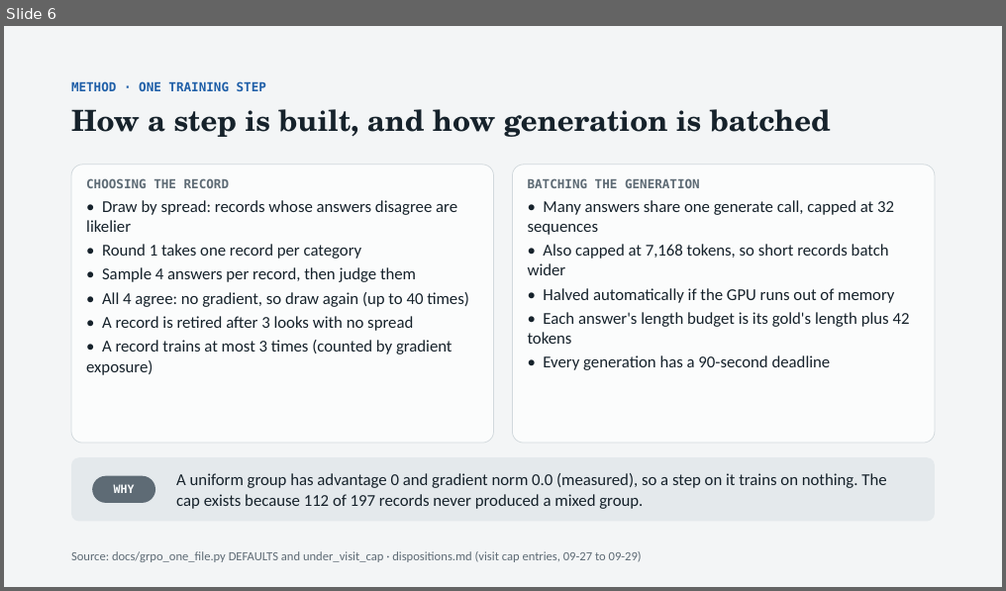
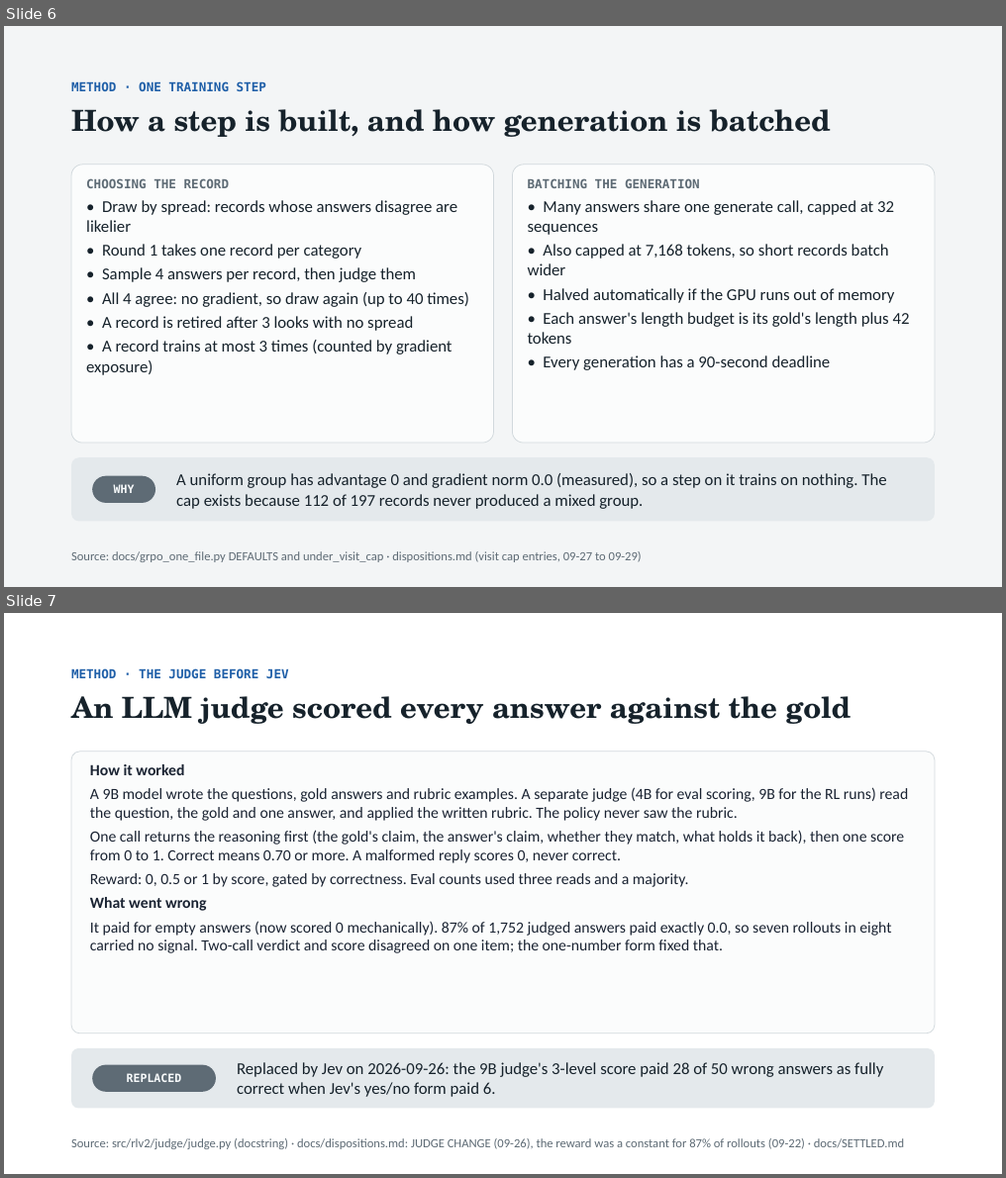
Before and after one commit to thistleknot/rl_v2_share, a slide deck: docs/RL_V2_rl.pptx. Shown one above the other, each under a label of ours: slide 6 before the commit, slides 6 and 7 after it. The pictures are 1006x591 and 1006x1178 pixels, drawn with LibreOffice and Linux fonts; fonts in the diff are those of the drawing. Boxes give left, top, right and bottom in pixels: in the first picture for what was removed or moved away, otherwise in the second. Text is boxed around its words. In the diff, an @@ line names an element or a change of style, - is before the commit and + after.

```diff
--- a/docs/RL_V2_rl.pptx
+++ b/docs/RL_V2_rl.pptx
@@ slide 7 added at box(4, 613, 1002, 1174), background #FFFFFF @@
@@ text added at box(71, 668, 289, 678), 12 pt, text #1F5FA8, bold @@
+METHOD · THE JUDGE BEFORE JEV
@@ text added at box(71, 696, 850, 724), 28 pt, text #16222B, bold @@
+An LLM judge scored every answer against the gold
@@ rounded rectangle added at box(71, 752, 935, 1034), fill #FBFCFC, outline #D2D9DD 0.75 pt @@
@@ text added at box(90, 764, 908, 954), 15 pt, text #1A2332 @@
+How it worked
+A 9B model wrote the questions, gold answers and rubric examples. A separate judge (4B for eval scoring, 9B for the RL runs) read the question, the gold and one answer, and applied the written rubric. The policy never saw the rubric.
+One call returns the reasoning first (the gold's claim, the answer's claim, whether they match, what holds it back), then one score from 0 to 1. Correct means 0.70 or more. A malformed reply scores 0, never correct.
+Reward: 0, 0.5 or 1 by score, gated by correctness. Eval counts used three reads and a majority.
+What went wrong
+It paid for empty answers (now scored 0 mechanically). 87% of 1,752 judged answers paid exactly 0.0, so seven rollouts in eight carried no signal. Two-call verdict and score disagreed on one item; the one-number form fixed that.
@@ rounded rectangle added at box(71, 1049, 935, 1109), fill #E4E9EC @@
@@ rounded rectangle added at box(92, 1065, 216, 1092), fill #5E6B75, 11 pt, text #F7FAFB, bold @@
+REPLACED
@@ text added at box(237, 1062, 883, 1097), 16 pt, text #16222B @@
+Replaced by Jev on 2026-09-26: the 9B judge's 3-level score paid 28 of 50 wrong answers as fully correct when Jev's yes/no form paid 6.
@@ text added at box(71, 1139, 904, 1150), 12 pt, text #5E6B75 @@
+Source: src/rlv2/judge/judge.py (docstring) · docs/dispositions.md: JUDGE CHANGE (09-26), the reward was a constant for 87% of rollouts (09-22) · docs/SETTLED.md
```
Also in this commit, not shown: 4 slides changed, 5 other files.
